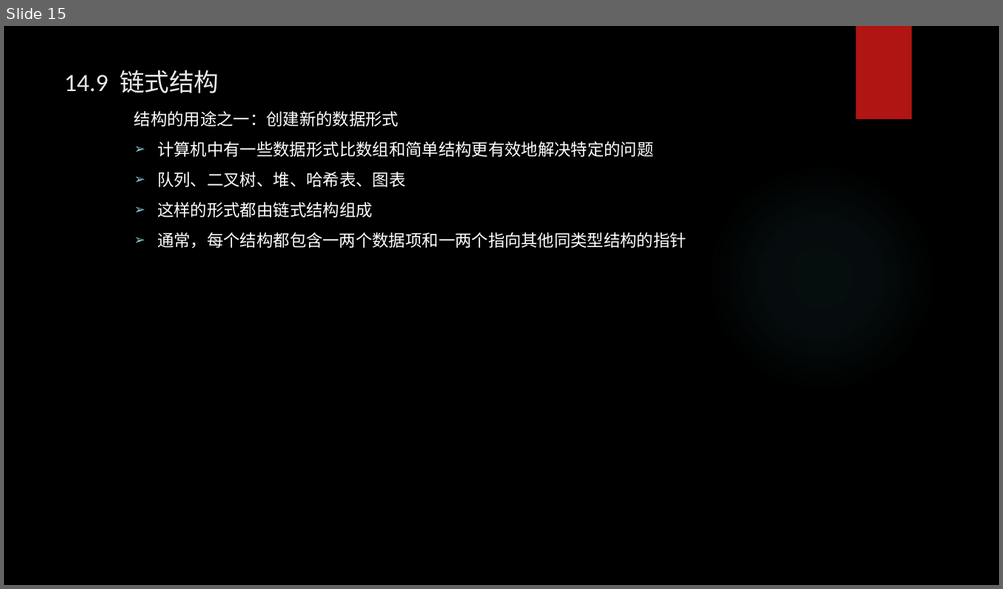
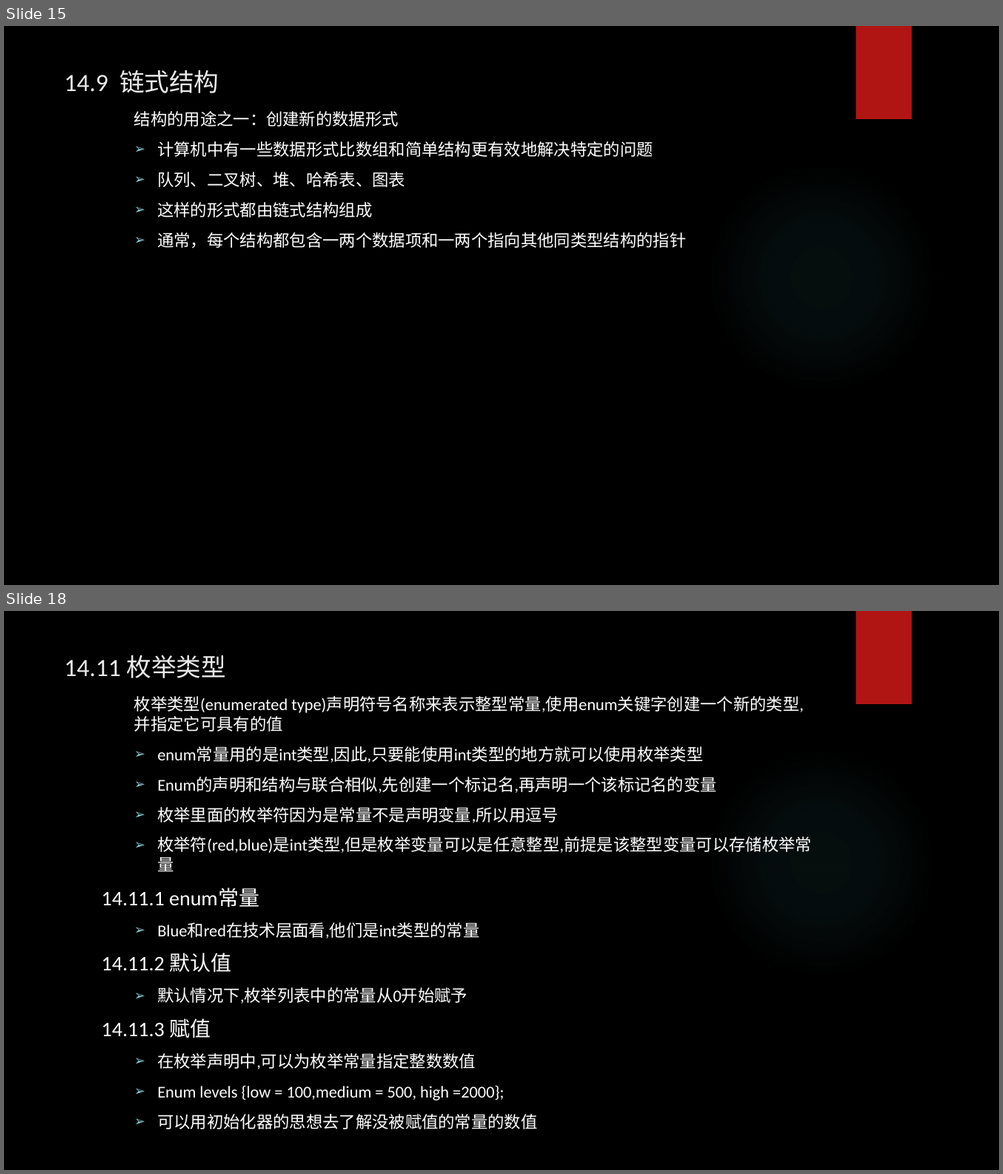
Before and after one commit to tsyin/c_ppt-code, a slide deck: PPT/14 结构和其他数据形式.pptx. Shown one above the other, each under a label of ours: slide 15 before the commit, slides 15 and 18 after it; the slides between them are not shown. The pictures are 1003x589 and 1003x1174 pixels, drawn with LibreOffice and Linux fonts; fonts in the diff are those of the drawing; background and template pictures are left out. Boxes give left, top, right and bottom in pixels: in the first picture for what was removed or moved away, otherwise in the second. Text is boxed around its words. In the diff, an @@ line names an element or a change of style, - is before the commit and + after.

```diff
--- a/PPT/14 结构和其他数据形式.pptx
+++ b/PPT/14 结构和其他数据形式.pptx
@@ slide 18 added at (4, 611, 999, 1170), background picture (left out); not listed: 2 template elements that a slide beside it also shows @@
@@ title added at (64, 655, 226, 678), 24 pt, text #EBEBEB @@
+14.11 枚举类型
@@ text added at (102, 696, 811, 1130), 16 pt, text #FFFFFF @@
+  枚举类型(enumerated type)声明符号名称来表示整型常量,使用enum关键字创建一个新的类型,并指定它可具有的值
+  ➢ enum常量用的是int类型,因此,只要能使用int类型的地方就可以使用枚举类型
+  ➢ Enum的声明和结构与联合相似,先创建一个标记名,再声明一个该标记名的变量
+  ➢ 枚举里面的枚举符因为是常量不是声明变量,所以用逗号
+  ➢ 枚举符(red,blue)是int类型,但是枚举变量可以是任意整型,前提是该整型变量可以存储枚举常量
+14.11.1 enum常量
+  ➢ Blue和red在技术层面看,他们是int类型的常量
+14.11.2 默认值
+  ➢ 默认情况下,枚举列表中的常量从0开始赋予
+14.11.3 赋值
+  ➢ 在枚举声明中,可以为枚举常量指定整数数值
+  ➢ Enum levels {low = 100,medium = 500, high =2000};
+  ➢ 可以用初始化器的思想去了解没被赋值的常量的数值
```
Also in this commit, not shown: 1 slide changed, 4 other slides added.
